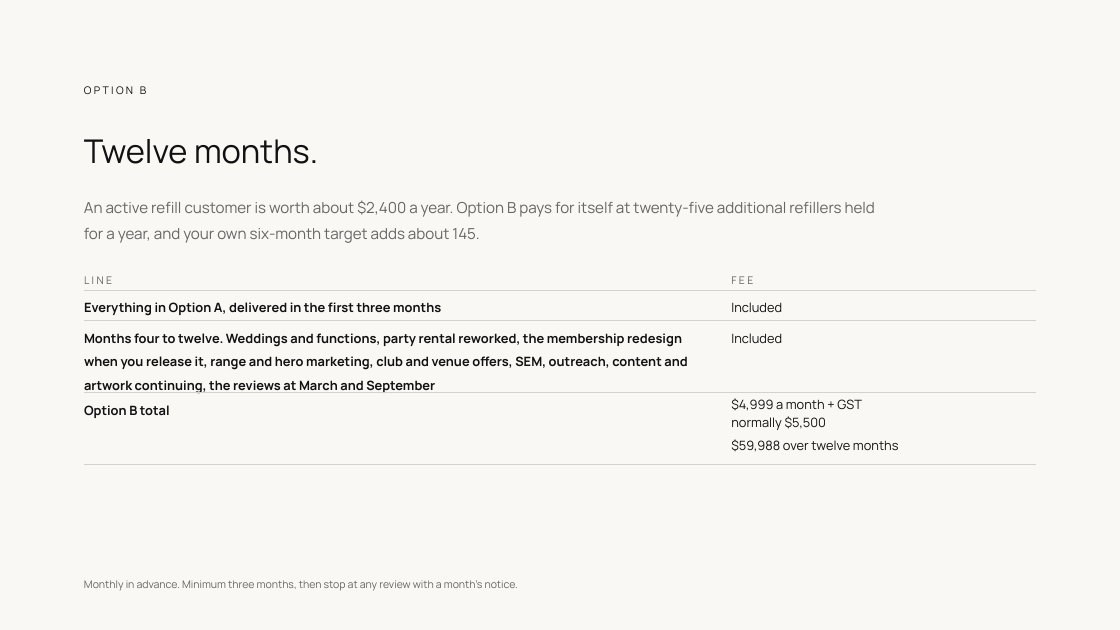
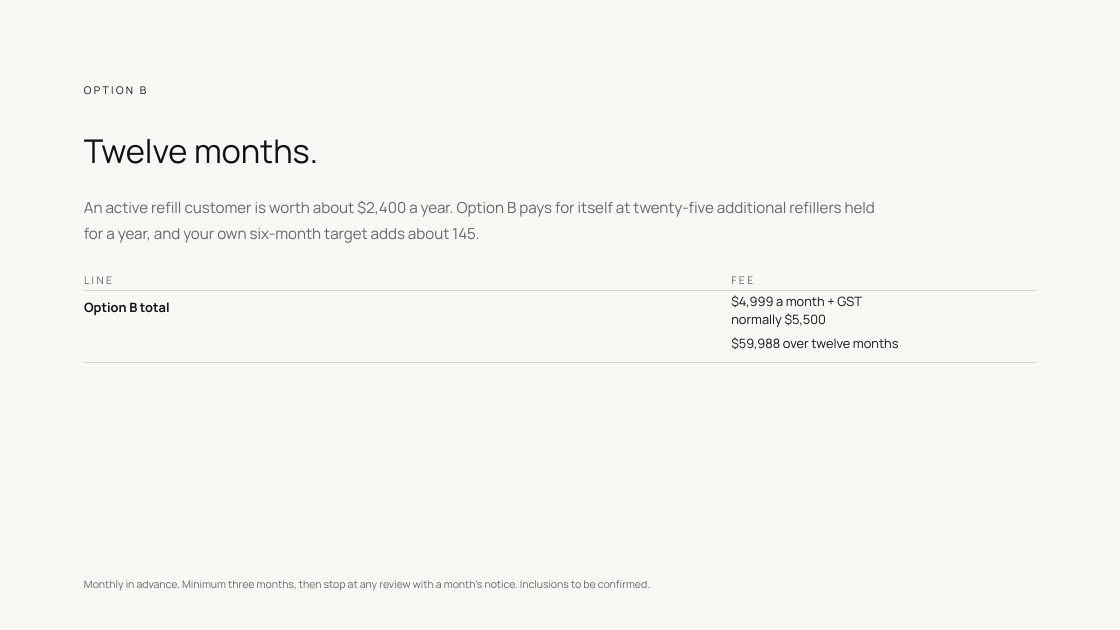
Before and after one commit to clentjewell/tapthatbrewery, a slide deck: slide 27 of 00 Admin/04 Commercial + SOW/JP_TapThat_ProposalDeck_v03.pptx. Drawn at 1120x630 pixels with LibreOffice and Linux fonts; fonts in the diff are those of the drawing. Boxes give left, top, right and bottom in pixels: in the first picture for what was removed or moved away, otherwise in the second. Text is boxed around its words. In the diff, an @@ line names an element or a change of style, - is before the commit and + after.

```diff
--- a/00 Admin/04 Commercial + SOW/JP_TapThat_ProposalDeck_v03.pptx
+++ b/00 Admin/04 Commercial + SOW/JP_TapThat_ProposalDeck_v03.pptx
@@ table at <box>84,265,1037,362</box> @@
-row 2: Everything in Option A, delivered in the first three months | Included
-row 3: Months four to twelve. Weddings and functions, party rental reworked, the membership redesign when you release it, range and hero marketing, club and venue offers, SEM, outreach, content and artwork continuing, the reviews at March and September | Included
@@ text at <box>84,580,650,591</box>: text changed @@
-Monthly in advance. Minimum three months, then stop at any review with a month's notice.
+Monthly in advance. Minimum three months, then stop at any review with a month's notice. Inclusions to be confirmed.
```
Also in this commit, not shown: 1 other slide changed, 12 other files.
